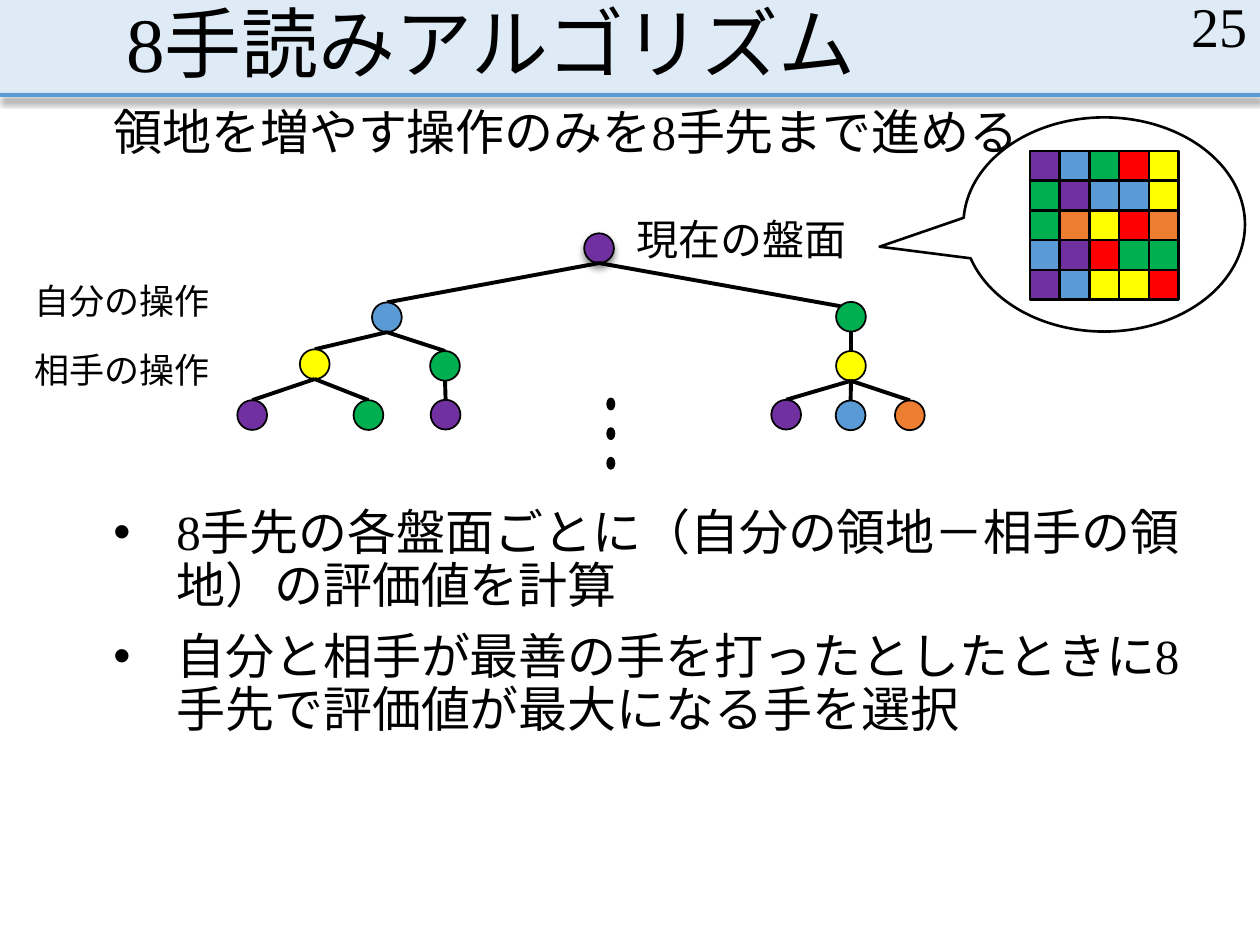
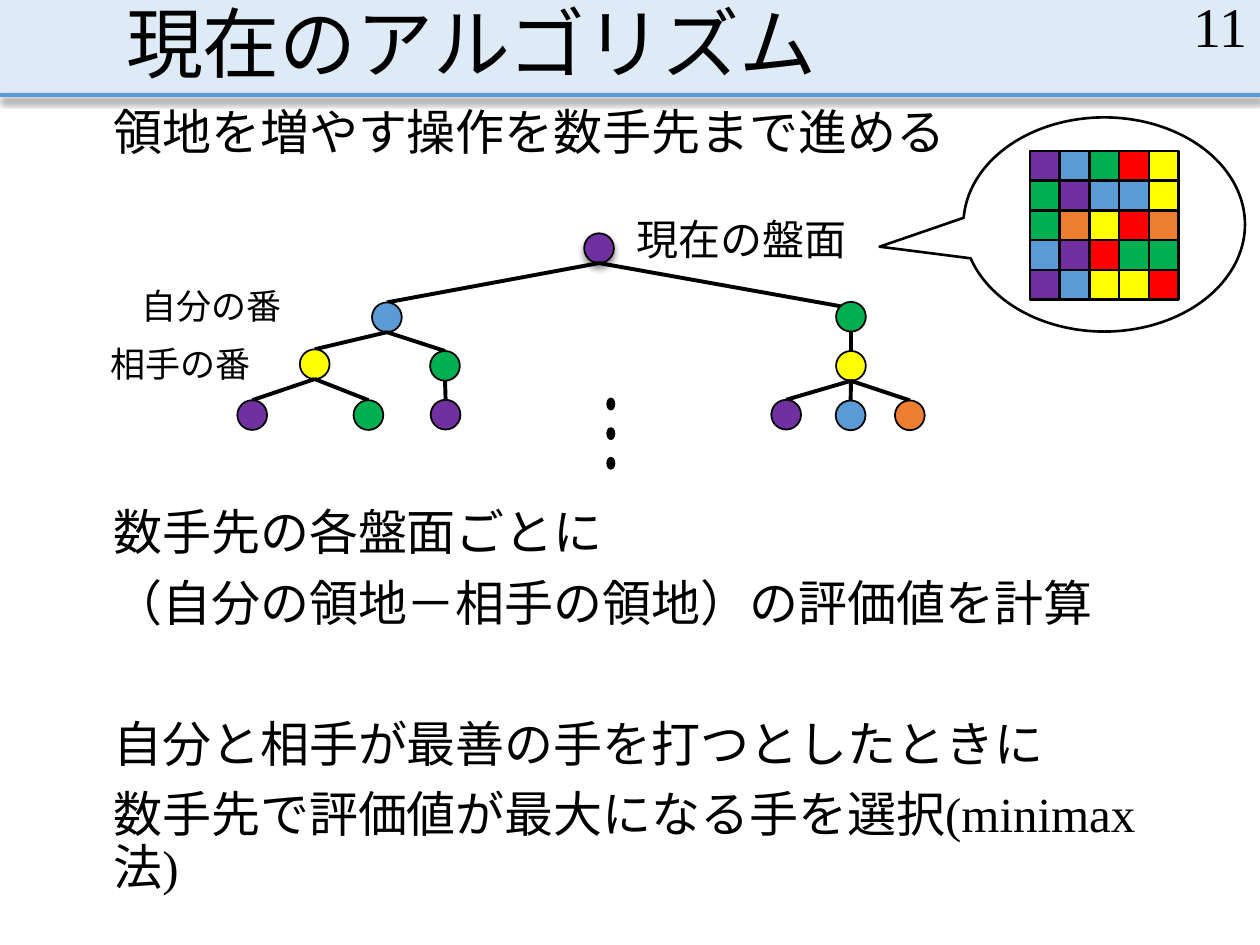
Before and after one commit to MasayaOda/SR, a slide deck: slide 11 of 中間発表1210.pptx (slide 25 before the commit). Drawn at 1260x945 pixels with LibreOffice and Linux fonts; fonts in the diff are those of the drawing. Boxes give left, top, right and bottom in pixels: in the first picture for what was removed or moved away, otherwise in the second. Text is boxed around its words. In the diff, an @@ line names an element or a change of style, - is before the commit and + after.

```diff
--- a/中間発表1210.pptx
+++ b/中間発表1210.pptx
@@ title at [126,6,817,79]: text changed @@
-8手読みアルゴリズム
+現在のアルゴリズム
@@ page number at [1193,10,1247,47]: text changed @@
-25
+11
@@ text at [113,101,945,154]: text changed @@
-領地を増やす操作のみを8手先まで進める
+領地を増やす操作を数手先まで進める
@@ text at [142,289,282,322]: text changed @@
-自分の操作
+自分の番
@@ text at [111,347,251,380]: text changed @@
-相手の操作
+相手の番
@@ text at [113,508,1135,845]: text changed @@
-• 8手先の各盤面ごとに（自分の領地－相手の領地）の評価値を計算
-• 自分と相手が最善の手を打ったとしたときに8手先で評価値が最大になる手を選択
+数手先の各盤面ごとに
+（自分の領地－相手の領地）の評価値を計算
+自分と相手が最善の手を打つとしたときに
+数手先で評価値が最大になる手を選択(minimax法)
```
Also in this commit, not shown: 11 other slides changed, 8 slides added, 2 slides removed, 5 other files.
